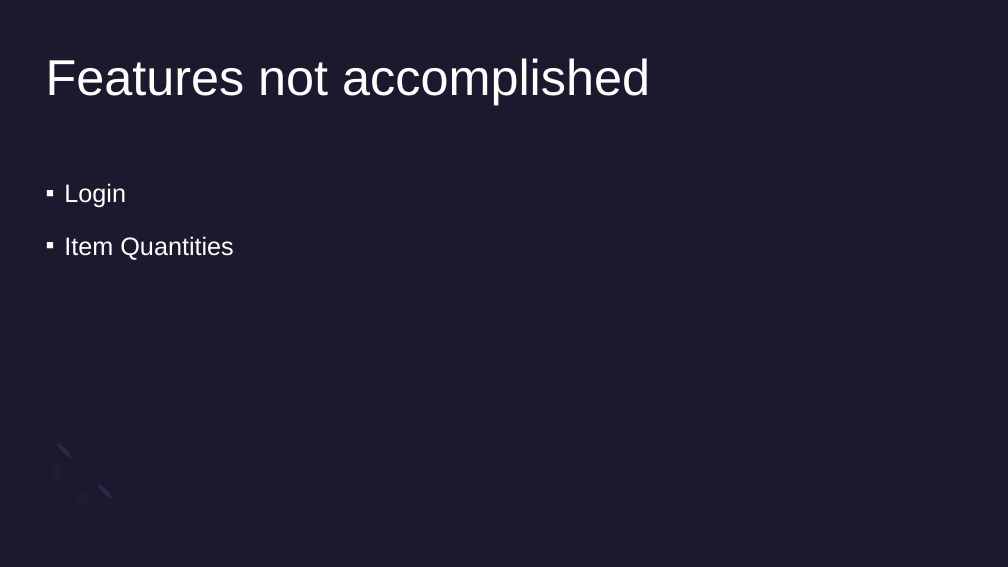
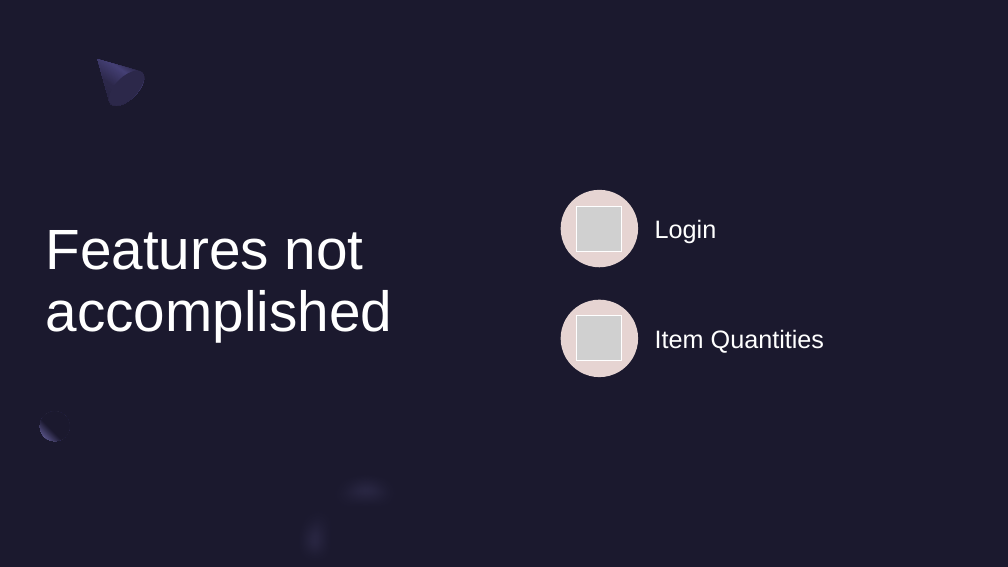
Before and after one commit to El-Nico/joint-oroject-takeaway-app-18630-20630, a slide deck: slide 10 of joint-project-takeaway-app-18630-20630.pptx (slide 11 before the commit). Drawn at 1008x567 pixels with LibreOffice and Linux fonts; fonts in the diff are those of the drawing; grey boxes stand for pictures. Boxes give left, top, right and bottom in pixels: in the first picture for what was removed or moved away, otherwise in the second. Text is boxed around its words. In the diff, an @@ line names an element or a change of style, - is before the commit and + after.

```diff
--- a/joint-project-takeaway-app-18630-20630.pptx
+++ b/joint-project-takeaway-app-18630-20630.pptx
@@ rectangle added at box(0, 0, 1008, 567), fill #1B192E @@
@@ freeform shape added at box(82, 43, 150, 112), fill gradient #2C284A to #454075 to #1B192E @@
@@ ellipse added at box(103, 64, 151, 112), fill #2C284A @@
@@ title "Features not accomplished": place and size @@
-title "Features not accomplished" at box(46, 58, 650, 105)
+title "Features not accomplished" at box(46, 230, 393, 341)
@@ title "Features not accomplished" at box(46, 230, 393, 341): size 48 to 54 pt; line spacing 1 to 0.9; vertical alignment top to middle @@
@@ text removed at box(64, 183, 233, 260) @@
-▪ Login
-▪ Item Quantities
@@ group added at box(561, 190, 824, 377): 2 ellipses, 2 pictures, 2 texts @@
+Login
+Item Quantities
@@ ellipse added at box(40, 411, 70, 441), fill gradient #1B192E to #7771B2 @@
@@ freeform shape removed at box(30, 440, 115, 525) @@
@@ ellipse removed at box(56, 442, 73, 459) @@
@@ freeform shape added at box(264, 434, 421, 567), fill #1B192E @@
@@ freeform shape added at box(268, 435, 430, 567), fill #7771B2 at 40% opacity @@
@@ ellipse removed at box(96, 483, 113, 500) @@
```
Also in this commit, not shown: 1 other slide changed, 1 slide removed.
